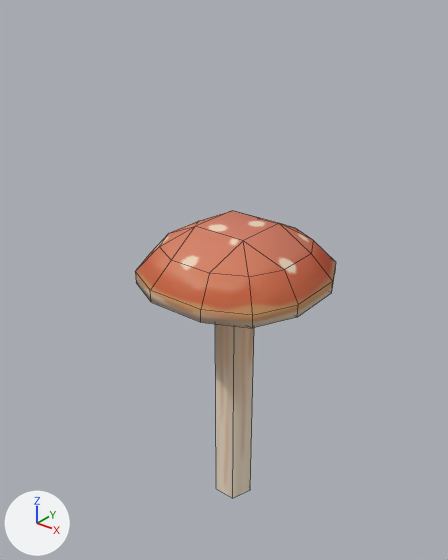
Two versions of the FBX model Assets/_Laboratorio_Bis/Modelos/Exterior/rocas_hongos/hongo2.fbx, one commit apart.
Both versions are drawn from a 50 mm camera at (2.93, -3.84, 4.42) aimed at (-0.05, -0.11, 2.11). Every picture has the same lights, and +X, +Y and +Z are marked at lower left. Mesh edges are drawn as thin lines.

Before the edit, the objects in view are built like this:
```python
me_cube_004 = bpy.data.meshes.new('Cube.004')
me_cube_004.from_pydata(...)  # 50 vertices, 47 faces; spans x -0.78..0.78, y -0.78..0.79, z -0.24..2.59
me_cube_004.materials.append(mat_roca_001)
# before: 40 (0.0, 0.16, -0.24), 41 (-0.17, 0.04, -0.24), 42 (-0.11, -0.17, -0.24) at pixel (216, 488), 43 (0.11, -0.17, -0.24) at pixel (232, 498), 44 (0.17, 0.04, -0.24) at pixel (250, 489)
# before: 45 (0.0, 0.16, 2.12), 46 (-0.17, 0.04, 2.12), 47 (-0.11, -0.17, 2.12), 48 (0.11, -0.17, 2.12), 49 (0.17, 0.04, 2.12)
ob_hongo2 = bpy.data.objects.new('HONGO2', me_cube_004)
ob_hongo2.location = (0.0, 0.0, 0.0)
```
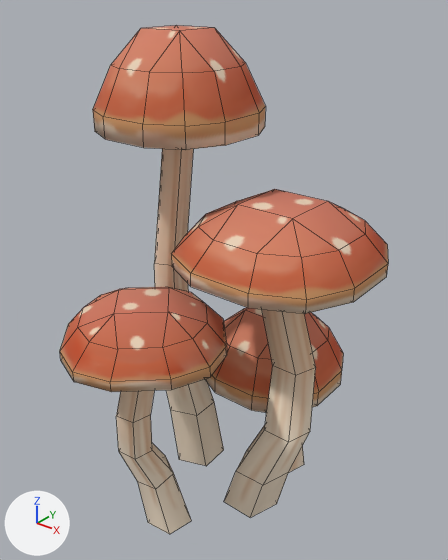
Edits to the bpy script that builds the scene:
```text
Change me_cube_004:
    used by ob_hongo2; location = (0.0, 0.0, 0.0)
    verts and faces of me_cube_004; kept vertices keep their numbers, new ones are numbered from 50
    remove me_cube_004.from_pydata(...)  # 50 vertices, 47 faces; spans x -0.78..0.78, y -0.78..0.79, z -0.24..2.59
    add me_cube_004.from_pydata(...)  # 260 vertices, 249 faces; spans x -1.15..1.25, y -1.57..1.28, z -0.26..4.09
    me_cube_004 part 1: the loose piece of 40 vertices spanning x -0.78..0.78, y -0.78..0.79, z 2.11..2.59 is moved by (0.46, -0.04, 0.3)
    me_cube_004 part 2: the loose piece of 40 vertices spanning x -0.78..0.78, y -0.78..0.79, z 2.11..2.59 is copied, and the copy is scaled about its middle by (0.803, 0.803, 1.57), then moved by (-0.52, -0.09, 1.36); it spans x -1.15..0.1, y -0.71..0.55, z 3.32..4.09
    me_cube_004 part 3: the loose piece of 40 vertices spanning x -0.78..0.78, y -0.78..0.79, z 2.11..2.59 is copied, and the copy is scaled about its middle by (0.841, 0.841, 1.48), then moved by (0.0, 0.62, -1.16); it spans x -0.66..0.66, y -0.04..1.28, z 0.83..1.54
    me_cube_004 part 4: a new loose piece of 40 vertices spanning x -0.96..0.45, y -1.57..-0.16, z 1.76..2.16, in mat_roca_001
    me_cube_004 part 5: a new loose piece of 30 vertices spanning x 0.07..0.84, y -0.38..0.18, z -0.07..2.5, in mat_roca_001
    me_cube_004 part 6: a new loose piece of 25 vertices spanning x -0.83..-0.34, y -0.33..0.34, z -0.16..3.87, in mat_roca_001
    me_cube_004 part 7: a new loose piece of 25 vertices spanning x -0.55..-0.05, y -1.1..-0.49, z -0.26..1.84, in mat_roca_001
    me_cube_004 part 8: a new loose piece of 20 vertices spanning x -0.16..0.42, y 0.39..0.84, z -0.21..1.13, in mat_roca_001
    me_cube_004 part 9
    add delete_vertices([*range(40, 50)])  # with the faces that use them
```

Location of each change, [x1, y1, x2, y2] in pixels of the pictures (448 x 560 px; the box of a moved part takes in the faces that stretch with it):
'HONGO2', reshaped (63% wider, 77% taller)
    before: [135, 211, 336, 498]
    after: [60, 25, 388, 534]
part 1 of me_cube_004, moved or reshaped
    before: [135, 211, 336, 328]
    after: [171, 189, 388, 314]
part 2 of me_cube_004, added (orange)
    after: [93, 25, 266, 150]
part 3 of me_cube_004, added (brown)
    after: [205, 307, 343, 412]
part 4 of me_cube_004, added (orange)
    after: [60, 287, 227, 392]
part 5 of me_cube_004, added (brown)
    after: [224, 309, 316, 518]
part 6 of me_cube_004, added (brown)
    after: [154, 149, 224, 466]
part 7 of me_cube_004, added (beige)
    after: [116, 390, 191, 534]
part 8 of me_cube_004, added
    after: [266, 412, 304, 472]
part 9 of me_cube_004, deleted (beige)
    before: [215, 324, 254, 498]
